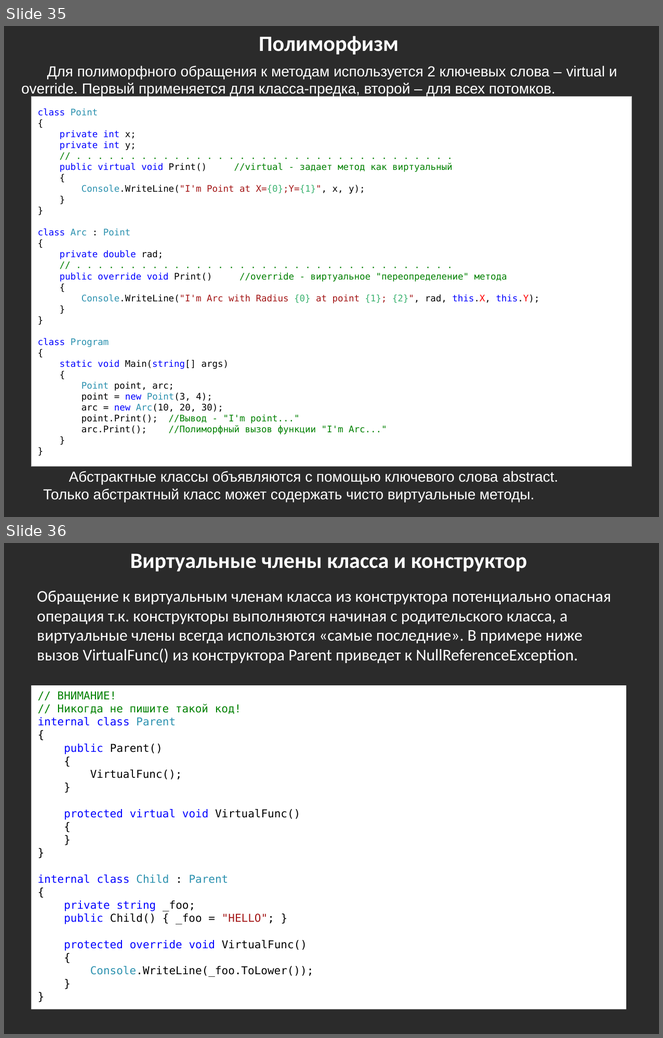
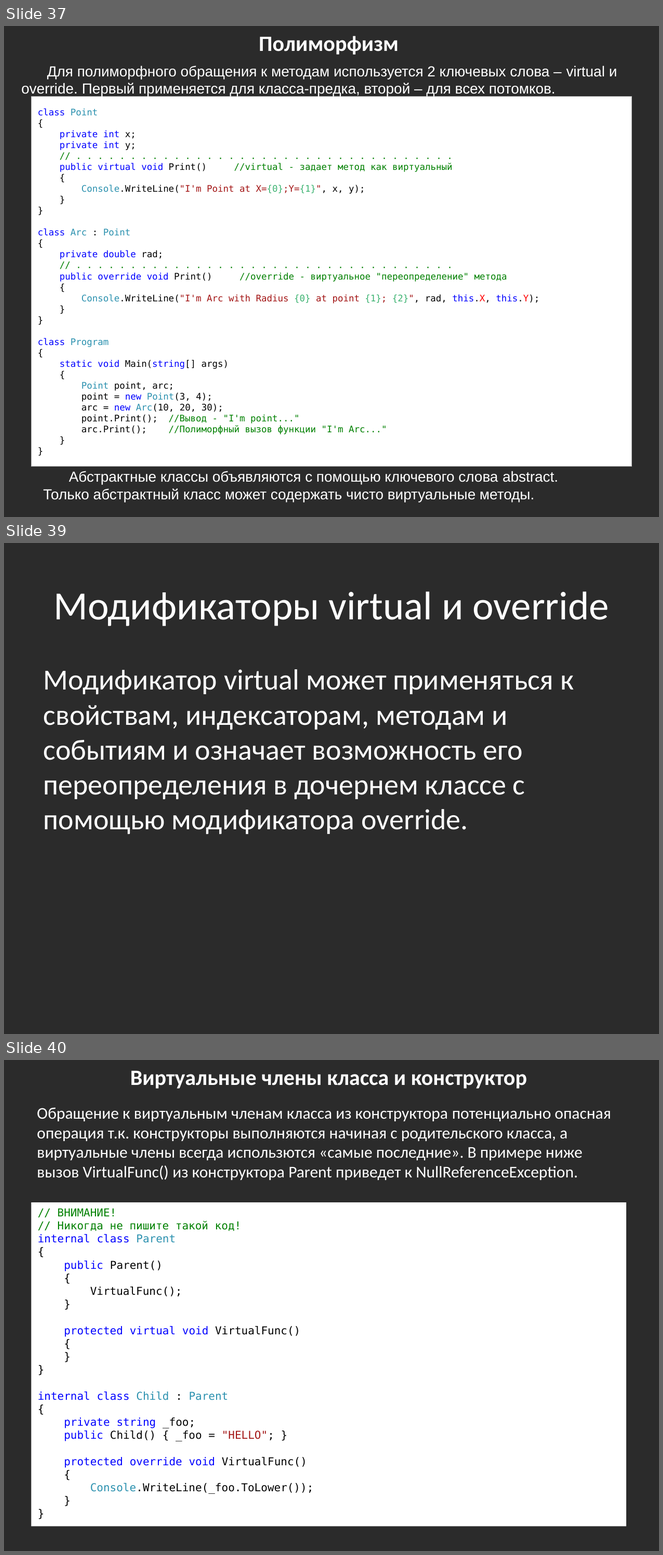
Before and after one commit to bazile/Training, a slide deck: Presentation/lesson-02-oop.pptx. Shown one above the other, each under a label of ours: slides 35 and 36 before the commit, slides 37, 39 and 40 after it; the slides between them are not shown. The pictures are 663x1038 and 663x1555 pixels, drawn with LibreOffice and Linux fonts; fonts in the diff are those of the drawing; background and template pictures are left out; a plain dark background stands for a picture behind light text. Boxes give left, top, right and bottom in pixels: in the first picture for what was removed or moved away, otherwise in the second. Text is boxed around its words. In the diff, an @@ line names an element or a change of style, - is before the commit and + after.

```diff
--- a/Presentation/lesson-02-oop.pptx
+++ b/Presentation/lesson-02-oop.pptx
@@ slide 39 added at <box>4,543,659,1034</box>, background picture (left out) @@
@@ title added at <box>54,591,609,626</box>, 44 pt, text #FFFFFF @@
+Модификаторы virtual и override
@@ text added at <box>44,669,574,834</box>, 32 pt, text #FFFFFF @@
+Модификатор virtual может применяться к свойствам, индексаторам, методам и событиям и означает возможность его переопределения в дочернем классе с помощью модификатора override.
@@ what was slide 35 is now slide 37 @@
@@ what was slide 36 is now slide 40 @@
```
Also in this commit, not shown: 8 other slides added, 1 other file.
